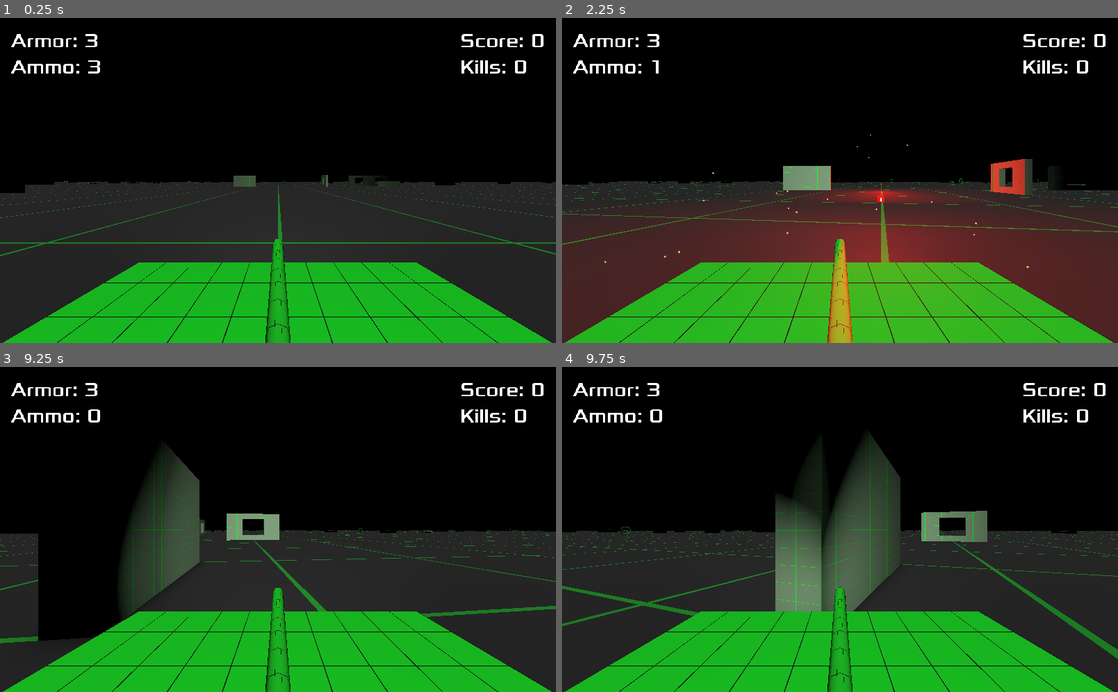
Above: before the commit, frames 1-4 (two rows, left to right).
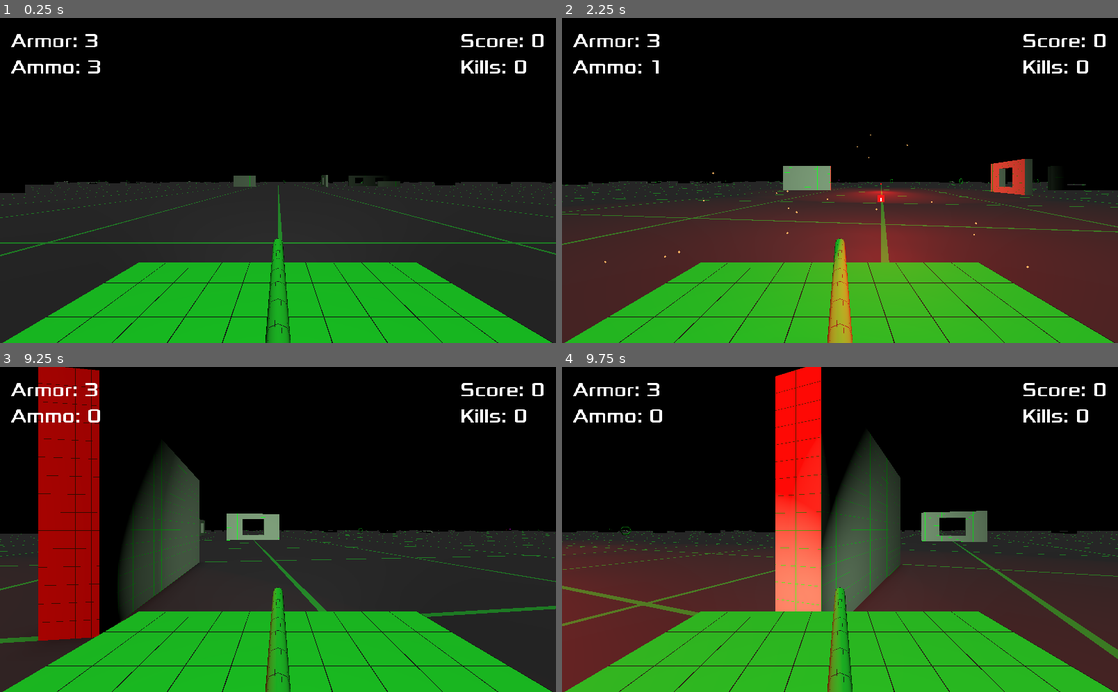
Above: after the commit, the same moments.

Repository: Kromey/spectre
Game: Godot game, scene res://Main.tscn
The game is run twice, just before and just after one commit, with the same random seed, the same clock (stepped at 60 frames per second) and the same inputs.
Inputs:
- Up to frame 1 (0.25 s): no input
- Up to frame 2 (2.25 s): hold Space (action_shoot) 0.53-1.28 s; hold W (movement_forward) 0.53-2.03 s; tap Space (action_shoot) at 1.35 s; hold A (movement_left) from 2.03 s (still down); hold Space (action_shoot) from 2.03 s (still down)
- Up to frame 3 (9.25 s): release Space (action_shoot) at 2.78 s; tap Space (action_shoot) every 1.5 s from 2.85 to 8.85 s; release A (movement_left) at 3.53 s; hold S (movement_backward) 3.53-4.28 s; hold Space (action_shoot) 3.53-4.28 s; hold D (movement_right) 4.28-5.03 s; hold W (movement_forward) 5.03-5.78 s; hold Space (action_shoot) 5.03-5.78 s; hold D (movement_right) 5.78-8.03 s; hold Space (action_shoot) 6.53-7.28 s; hold S (movement_backward) 8.03-8.78 s; hold Space (action_shoot) 8.03-8.78 s; hold A (movement_left) from 8.78 s (still down)
- Up to frame 4 (9.75 s): release A (movement_left) at 9.53 s; hold W (movement_forward) from 9.53 s (still down); hold Space (action_shoot) from 9.53 s (still down)

Frames 1-2 are identical in both runs. In frame 3, 9.2% of the frame differs, in the area x 6-89%, y 0-100%; in frame 4, 24%, in the area x 0-100%, y 0-100%.

Commit message:
Turrets do not need obstacle avoidance

Diff:
--- a/tanks/AITank.gd
+++ b/tanks/AITank.gd
@@ -87,9 +87,9 @@
 		# Target is in front of us
 		drive(Direction.FORWARD * speed, delta)
 
-#		if dot > fire_cone and attack and dist <= GUN_RANGE * 0.9:
-#			# Target is directly in front of us and in range!
-#			shoot()
+		if dot > fire_cone and attack and dist <= GUN_RANGE * 0.9:
+			# Target is directly in front of us and in range!
+			shoot()
 	elif dot < -facing_cone:
 		# Target is behind us
 		drive(Direction.BACK * speed, delta)
--- /dev/null
+++ b/tanks/Turret.gd
@@ -0,0 +1,10 @@
+extends "res://tanks/AITank.gd"
+
+func _ready():
+	for i in NUM_RAYS:
+		# Turrets don't need to worry about avoiding dangers
+		danger[i] = 0.0
+
+func set_danger():
+	# Turrets don't need to worry about avoiding dangers
+	pass
--- a/tanks/Turret.tscn
+++ b/tanks/Turret.tscn
@@ -1,19 +1,21 @@
-[gd_scene load_steps=4 format=2]
+[gd_scene load_steps=5 format=2]
 
 [ext_resource path="res://tanks/AITank.tscn" type="PackedScene" id=1]
 [ext_resource path="res://materials/BaseTank.material" type="Material" id=2]
+[ext_resource path="res://tanks/Turret.gd" type="Script" id=3]
 
 [sub_resource type="BoxShape" id=1]
 extents = Vector3( 0.1, 0.15, 0.1 )
 
 [node name="Turret" instance=ExtResource( 1 )]
+script = ExtResource( 3 )
 MAX_SPEED = 0.0
-ACCEL = 0.0
 TURN_RATE = 2.0
 FIRE_RATE = 0.8
 RELOAD_TIME = 5.0
 BULLET_SPEED = 8.0
 MAX_ENGAGE_DISTANCE = 35.0
+NUM_RAYS = 3
 
 [node name="CollisionShape" parent="." index="0"]
 shape = SubResource( 1 )
